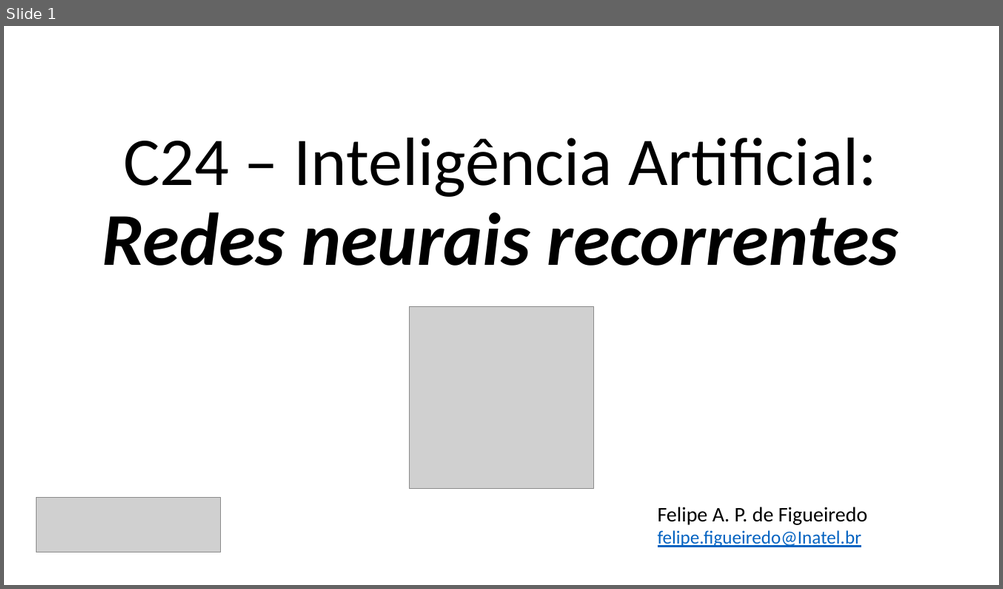
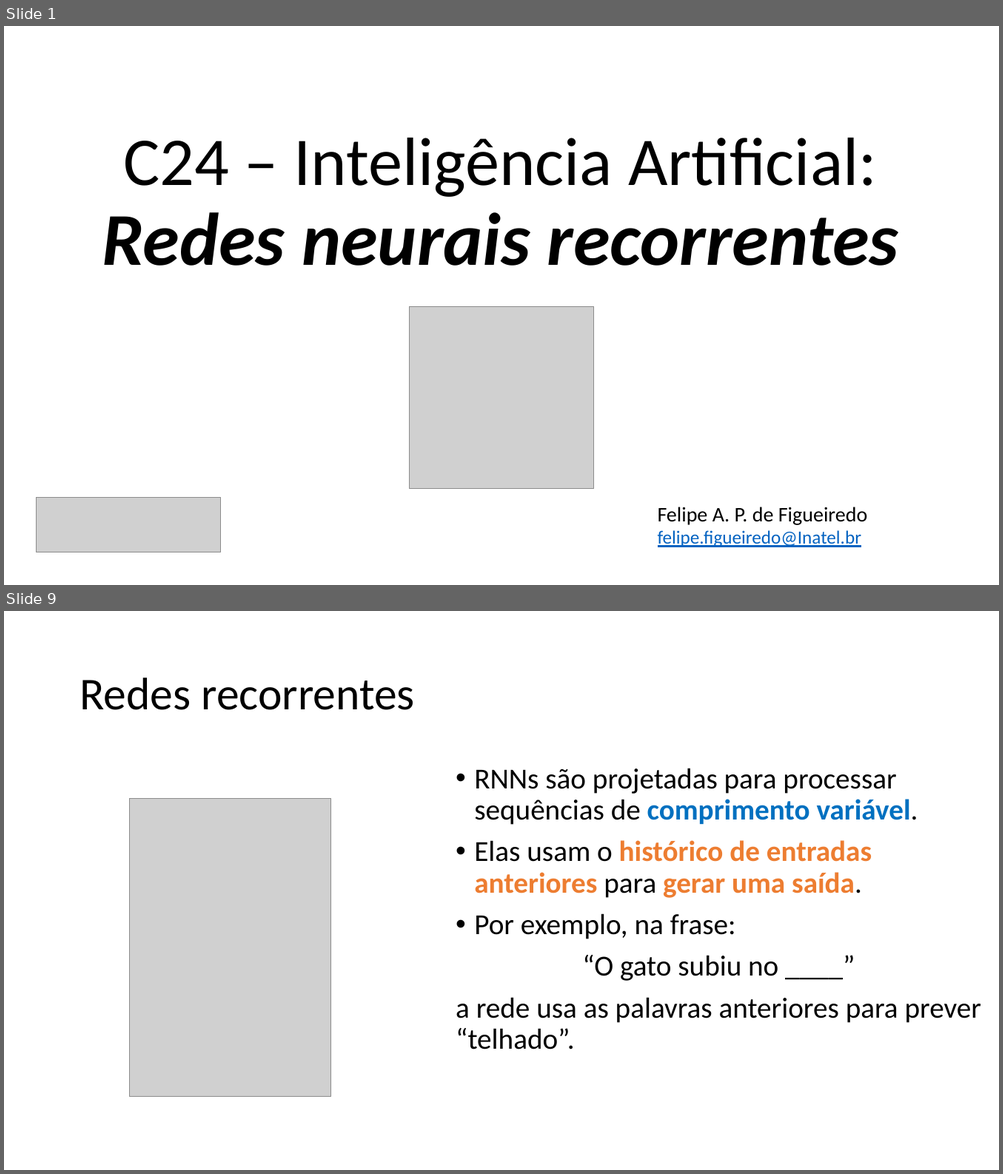
Before and after one commit to zz4fap/c24_inteligencia_artificial, a slide deck: slides/C24_RNN.pptx. Shown one above the other, each under a label of ours: slide 1 before the commit, slides 1 and 9 after it; the slides between them are not shown. The pictures are 1003x589 and 1003x1174 pixels, drawn with LibreOffice and Linux fonts; fonts in the diff are those of the drawing; grey boxes stand for pictures. Boxes give left, top, right and bottom in pixels: in the first picture for what was removed or moved away, otherwise in the second. Text is boxed around its words. In the diff, an @@ line names an element or a change of style, - is before the commit and + after.

```diff
--- a/slides/C24_RNN.pptx
+++ b/slides/C24_RNN.pptx
@@ slide 9 added at bbox=[4, 611, 999, 1170], background #FFFFFF @@
@@ title added at bbox=[79, 678, 415, 710], 44 pt, text #000000 @@
+Redes recorrentes
@@ text added at bbox=[455, 768, 981, 1050], 28 pt, text #000000 @@
+• RNNs são projetadas para processar sequências de comprimento variável.
+• Elas usam o histórico de entradas anteriores para gerar uma saída.
+• Por exemplo, na frase:
+“O gato subiu no ____”
+a rede usa as palavras anteriores para prever “telhado”.
@@ picture added at bbox=[129, 798, 331, 1097] @@
```
Also in this commit, not shown: 14 slides changed, 9 other slides added, 1 slide removed.
